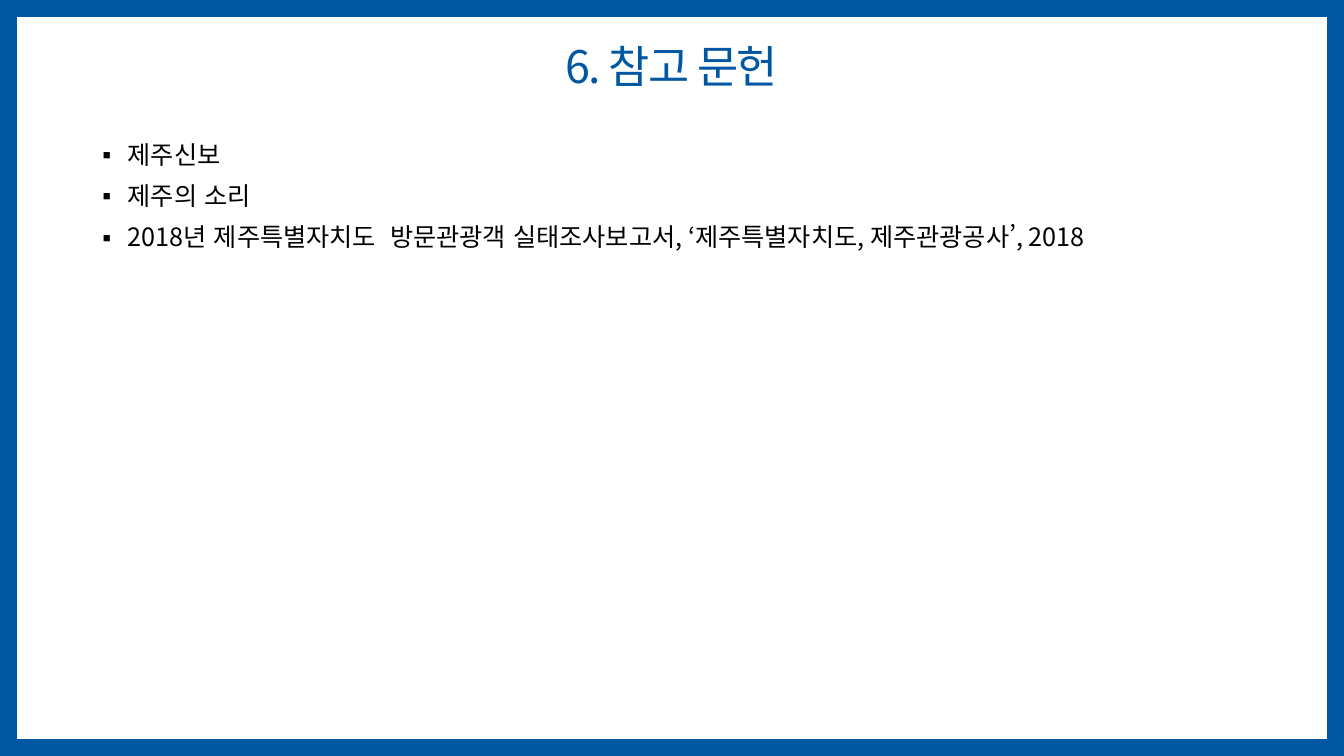
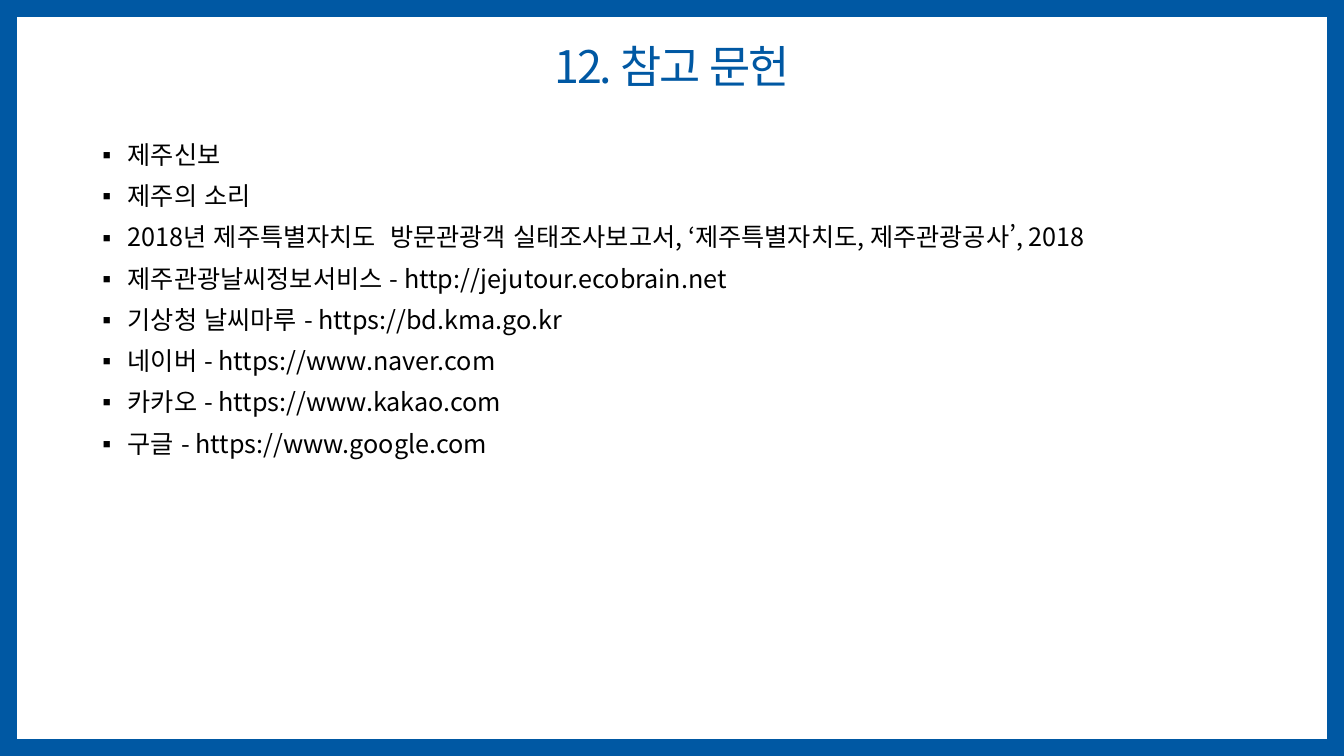
Before and after one commit to jihyeyun00/teamproject_python, a slide deck: slide 23 of 2차 팀프로젝트/6조_날씨-거리-만족도 기반의 제주도 관광지 추천(이현창,김동훈,김호경,윤지혜).pptx (slide 17 before the commit). Drawn at 1344x756 pixels with LibreOffice and Linux fonts; fonts in the diff are those of the drawing. Boxes give left, top, right and bottom in pixels: in the first picture for what was removed or moved away, otherwise in the second. Text is boxed around its words. In the diff, an @@ line names an element or a change of style, - is before the commit and + after.

```diff
--- a/2차 팀프로젝트/6조_날씨-거리-만족도 기반의 제주도 관광지 추천(이현창,김동훈,김호경,윤지혜).pptx
+++ b/2차 팀프로젝트/6조_날씨-거리-만족도 기반의 제주도 관광지 추천(이현창,김동훈,김호경,윤지혜).pptx
@@ title at box(554, 45, 789, 86): text changed @@
-6. 참고 문헌
+12. 참고 문헌
@@ text at box(128, 267, 727, 459): paragraphs added @@
+▪ 제주관광날씨정보서비스 - http://jejutour.ecobrain.net
+▪ 기상청 날씨마루 - https://bd.kma.go.kr
+▪ 네이버 - https://www.naver.com
+▪ 카카오 - https://www.kakao.com
+▪ 구글 - https://www.google.com
```
Also in this commit, not shown: 5 other slides changed, 12 slides added, 6 slides removed, 13 other files.
